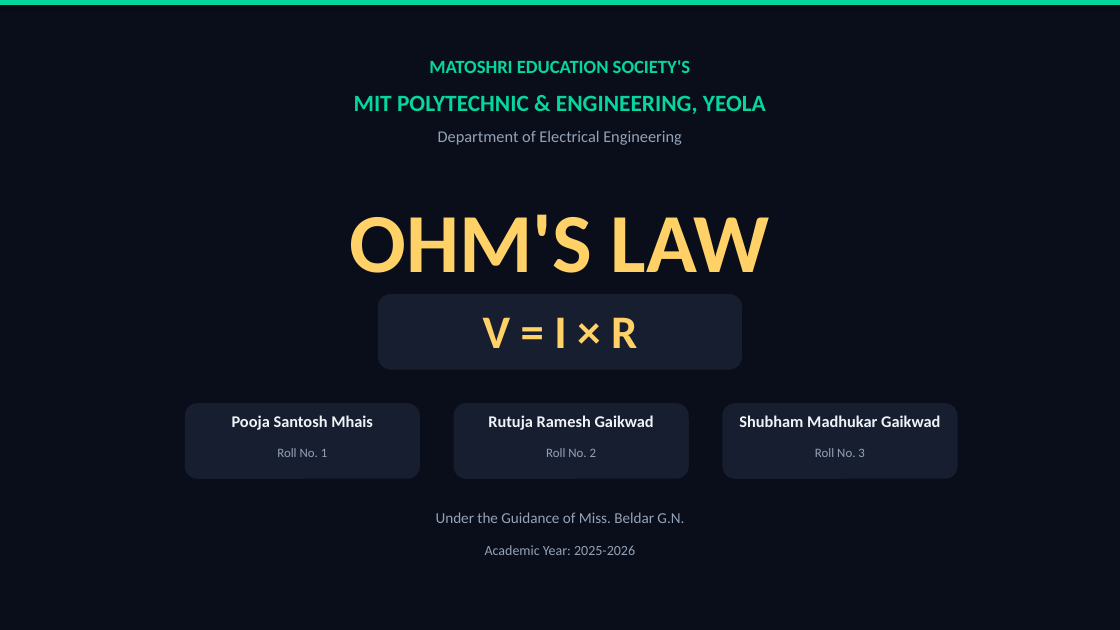
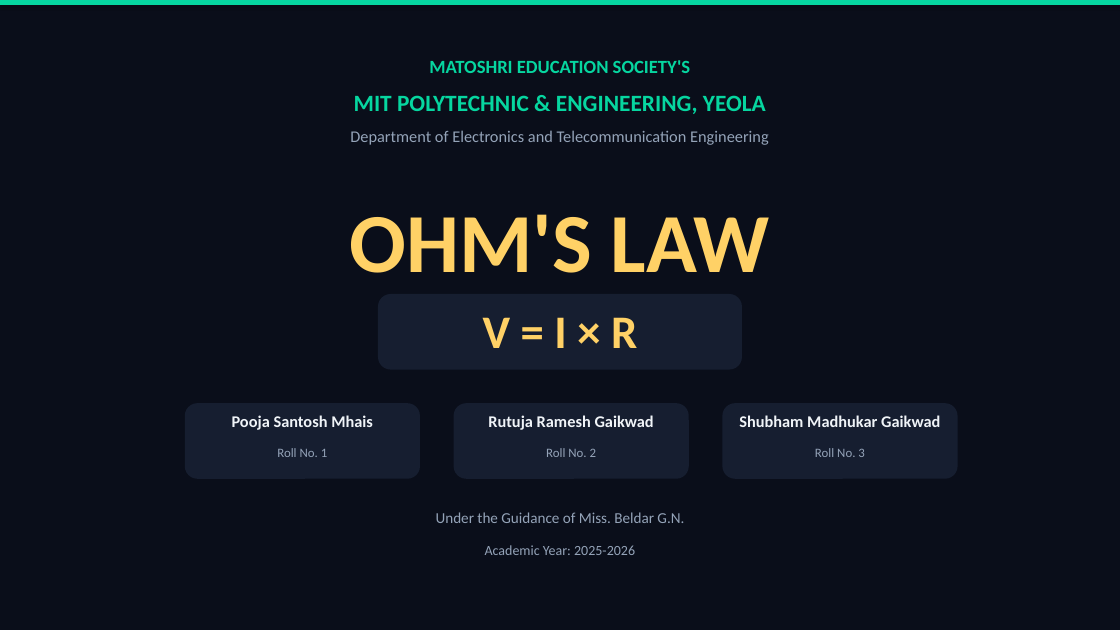
Before and after one commit to poojamhais/Engineering-stuff, a slide deck: slide 1 of Ohms_Law_Presentation.pptx. Drawn at 1120x630 pixels with LibreOffice and Linux fonts; fonts in the diff are those of the drawing. Boxes give left, top, right and bottom in pixels: in the first picture for what was removed or moved away, otherwise in the second. Text is boxed around its words. In the diff, an @@ line names an element or a change of style, - is before the commit and + after.

Commit message:
Update department to Electronics and Telecommunication Engineering and remove obsolete files

```diff
--- a/Ohms_Law_Presentation.pptx
+++ b/Ohms_Law_Presentation.pptx
@@ text at (350, 130, 769, 145): text changed @@
-Department of Electrical Engineering
+Department of Electronics and Telecommunication Engineering
```
Also in this commit, not shown: 2 other slides changed, 6 other files.
